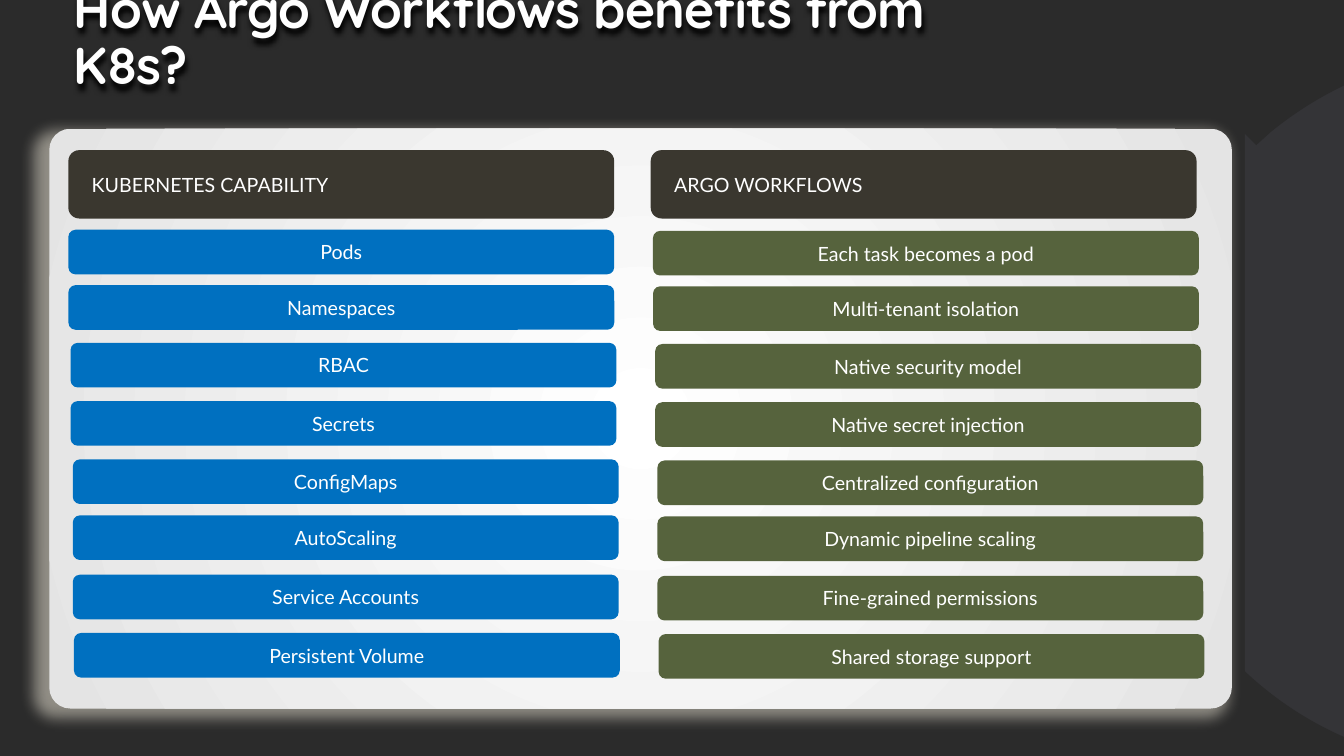
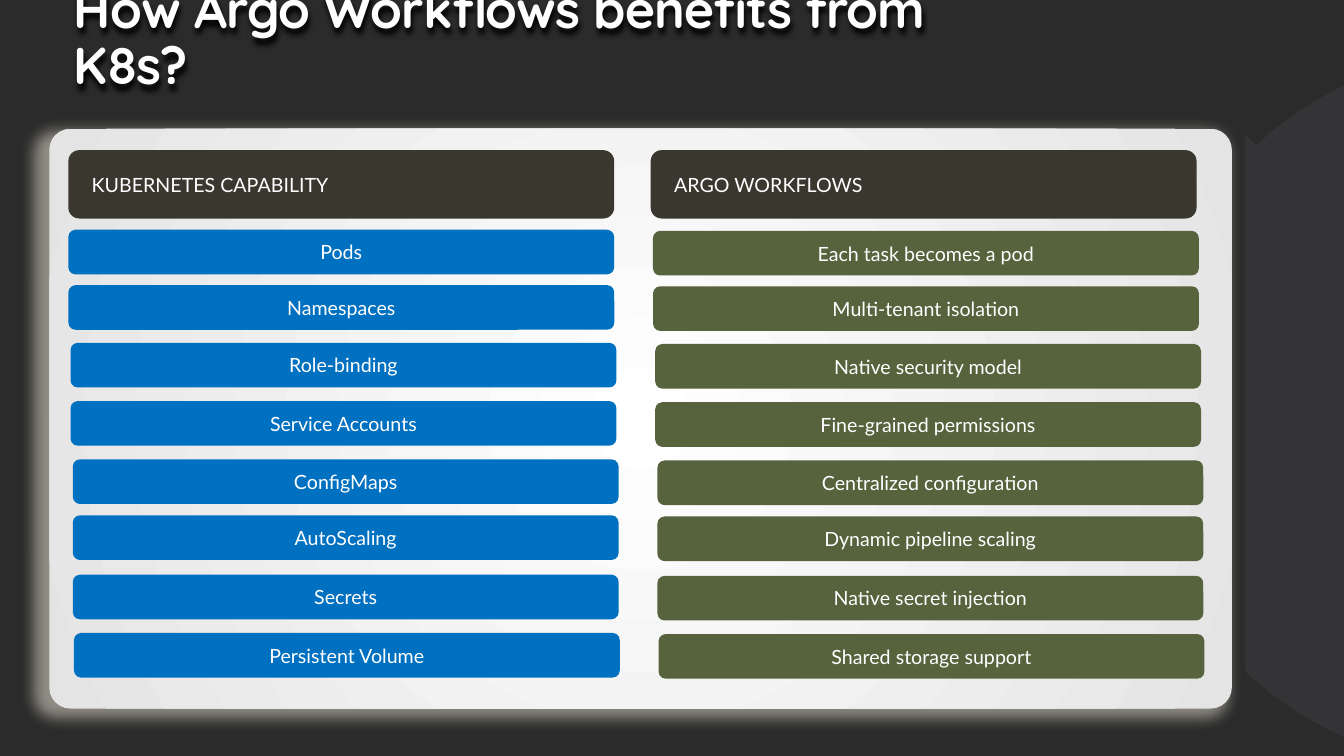
Before and after one commit to itscarill/haha, a slide deck: slide 6 of presentation.pptx. Drawn at 1344x756 pixels with LibreOffice and Linux fonts; fonts in the diff are those of the drawing; background and template pictures are left out; a plain dark background stands for a picture behind light text. Boxes give left, top, right and bottom in pixels: in the first picture for what was removed or moved away, otherwise in the second. Text is boxed around its words. In the diff, an @@ line names an element or a change of style, - is before the commit and + after.

```diff
--- a/presentation.pptx
+++ b/presentation.pptx
@@ text in rounded rectangle at (x1=289, y1=357, x2=398, y2=376): text changed @@
-RBAC
+Role-binding
@@ text in rounded rectangle at (x1=270, y1=416, x2=417, y2=431): text changed @@
-Secrets
+Service Accounts
@@ text in rounded rectangle at (x1=820, y1=417, x2=1036, y2=436): text changed @@
-Native secret injection
+Fine-grained permissions
@@ text in rounded rectangle at (x1=314, y1=589, x2=377, y2=604): text changed @@
-Service Accounts
+Secrets
@@ text in rounded rectangle at (x1=834, y1=590, x2=1027, y2=609): text changed @@
-Fine-grained permissions
+Native secret injection
```
